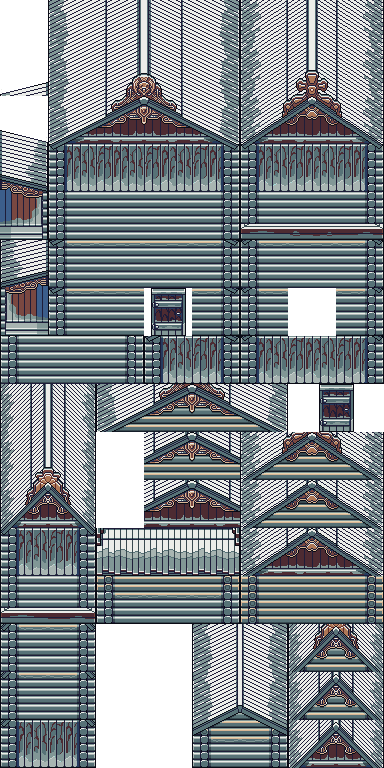
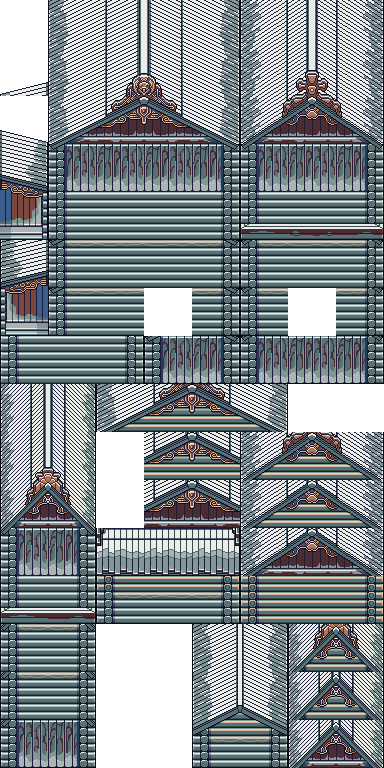
Layers edited between the first and the second (384, 768) image:
hid "Layer 1" over [151, 288, 354, 432]